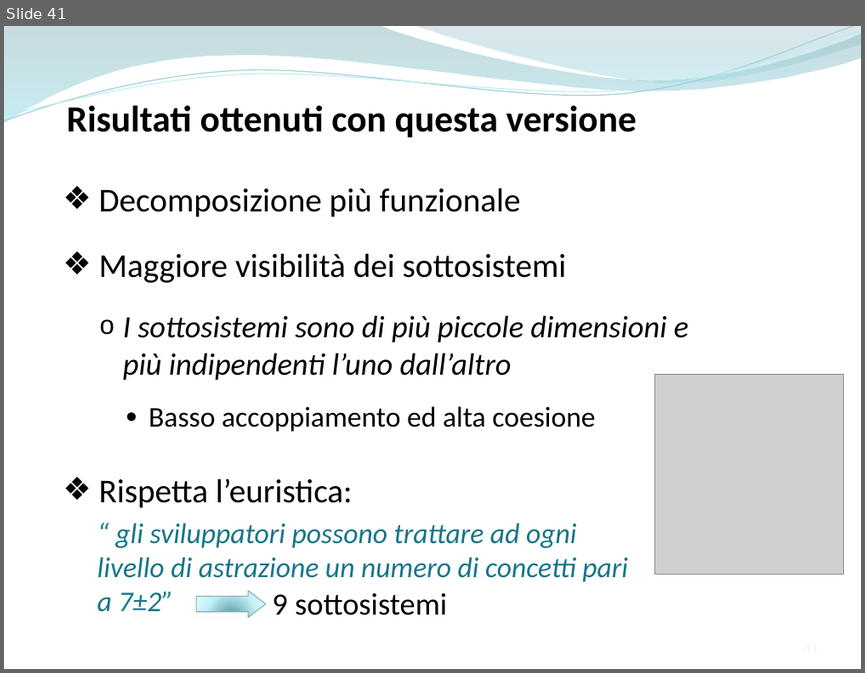
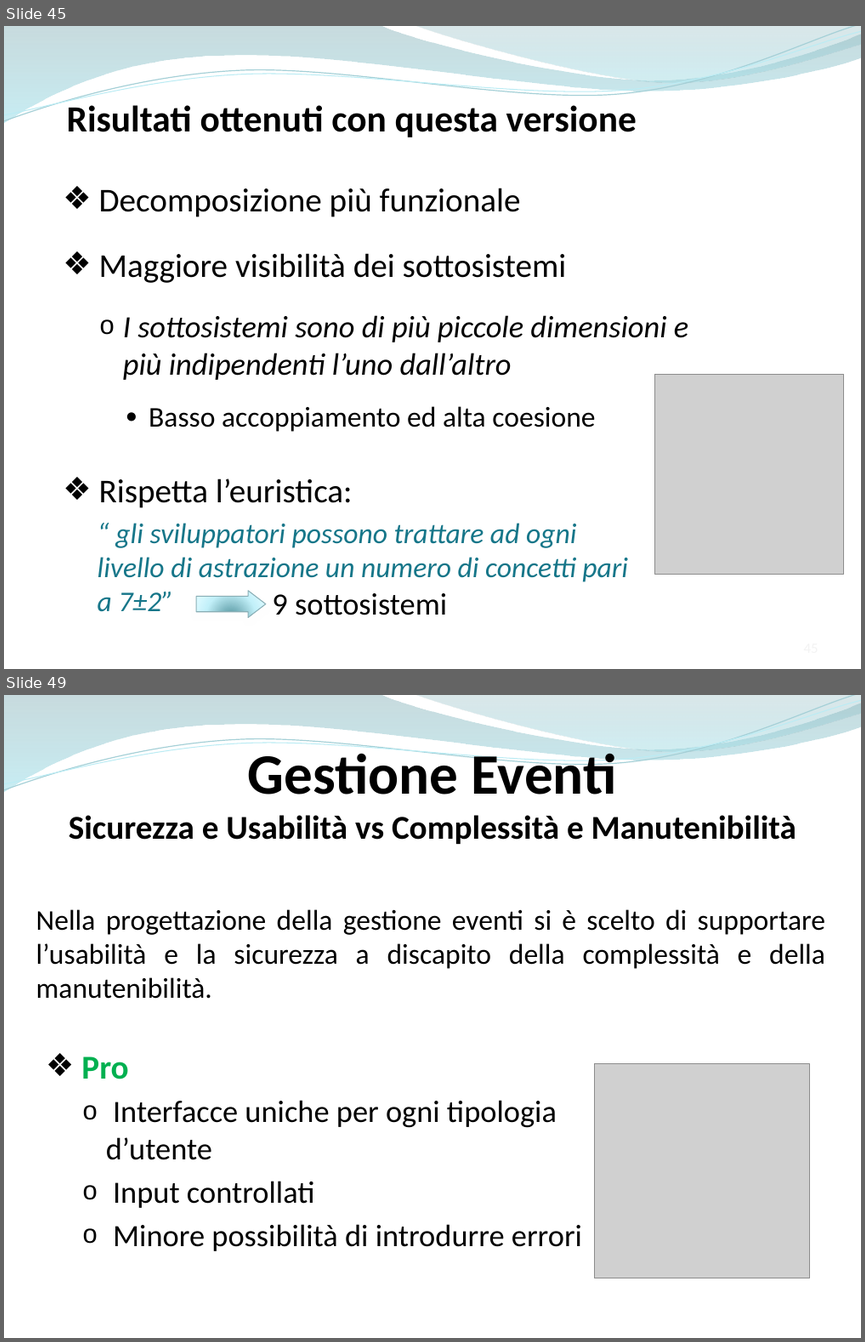
Before and after one commit to ammirate/at-silo, a slide deck: Presentazione/Atsilo2/Atsilo_M_PresentazioneFinale.pptx. Shown one above the other, each under a label of ours: slide 41 before the commit, slides 45 and 49 after it; the slides between them are not shown. The pictures are 865x673 and 865x1342 pixels, drawn with LibreOffice and Linux fonts; fonts in the diff are those of the drawing; grey boxes stand for pictures. Boxes give left, top, right and bottom in pixels: in the first picture for what was removed or moved away, otherwise in the second. Text is boxed around its words. In the diff, an @@ line names an element or a change of style, - is before the commit and + after.

```diff
--- a/Presentazione/Atsilo2/Atsilo_M_PresentazioneFinale.pptx
+++ b/Presentazione/Atsilo2/Atsilo_M_PresentazioneFinale.pptx
@@ slide 49 added at box(4, 695, 861, 1338), background #FFFFFF; not listed: 4 template elements that a slide beside it also shows @@
@@ text added at box(69, 747, 796, 844), 28 pt, text #000000, bold @@
+Gestione Eventi
+Sicurezza e Usabilità vs Complessità e Manutenibilità
@@ text added at box(36, 909, 825, 998), 24 pt, text #000000 @@
+Nella progettazione della gestione eventi si è scelto di supportare l’usabilità e la sicurezza a discapito della complessità e della manutenibilità.
@@ text added at box(81, 1056, 582, 1251), 26 pt, text #000000 @@
+❖ Pro
+  o Interfacce uniche per ogni tipologia d’utente
+  o Input controllati
+  o Minore possibilità di introdurre errori
@@ picture added at box(595, 1063, 810, 1277) @@
@@ what was slide 41 is now slide 45 @@
```
Also in this commit, not shown: 4 slides changed, 10 other slides added.
